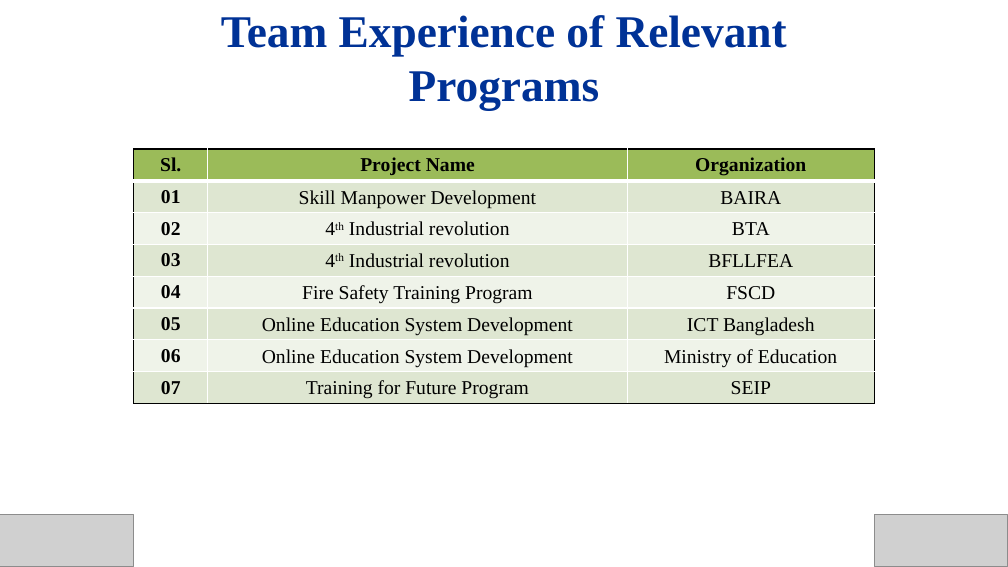
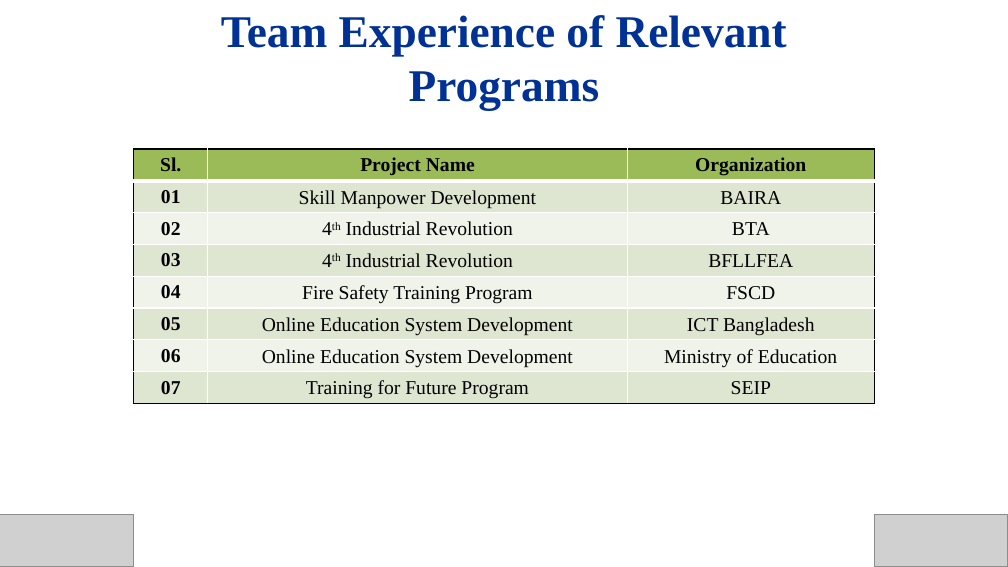
Before and after one commit to Shuvoneel/SRCL, a slide deck: slide 16 of Jail/Jail_Presentation.pptx. Drawn at 1008x567 pixels with LibreOffice and Linux fonts; fonts in the diff are those of the drawing; grey boxes stand for pictures. Boxes give left, top, right and bottom in pixels: in the first picture for what was removed or moved away, otherwise in the second. Text is boxed around its words. In the diff, an @@ line names an element or a change of style, - is before the commit and + after.

```diff
--- a/Jail/Jail_Presentation.pptx
+++ b/Jail/Jail_Presentation.pptx
@@ table at [134,149,875,418] @@
-row 3, column 2: 4th Industrial revolution
+row 3, column 2: 4th Industrial Revolution
-row 4, column 2: 4th Industrial revolution
+row 4, column 2: 4th Industrial Revolution
```
Also in this commit, not shown: 17 other slides changed, 38 other files.
